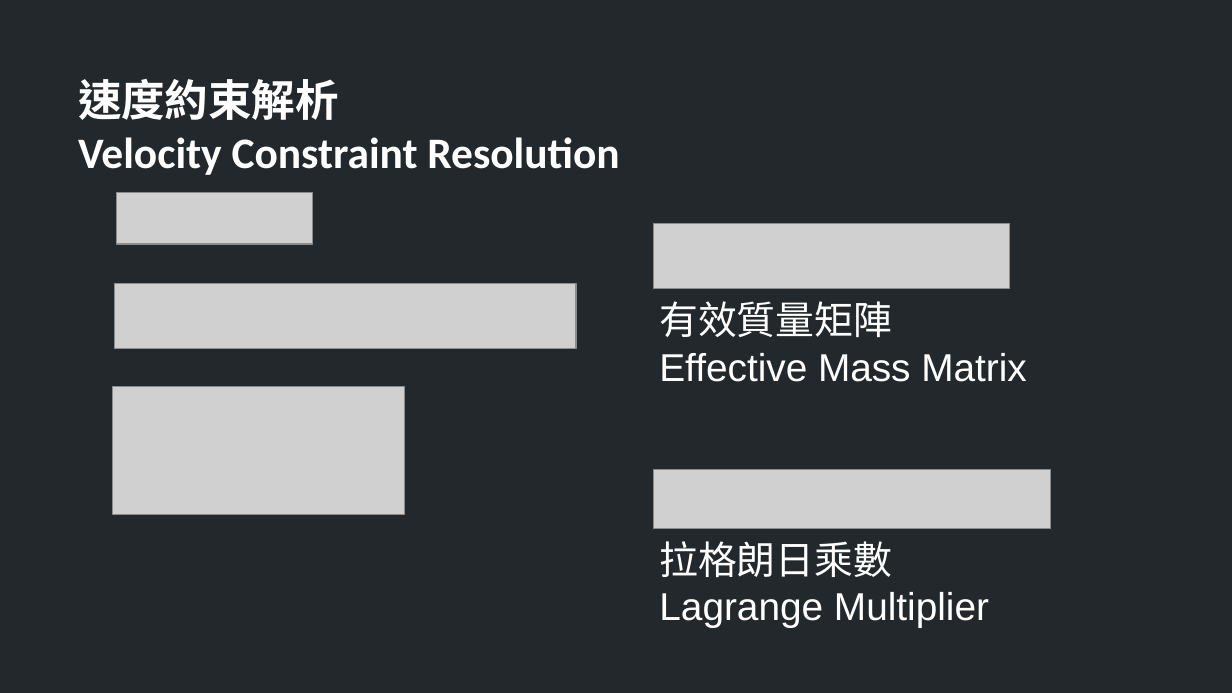
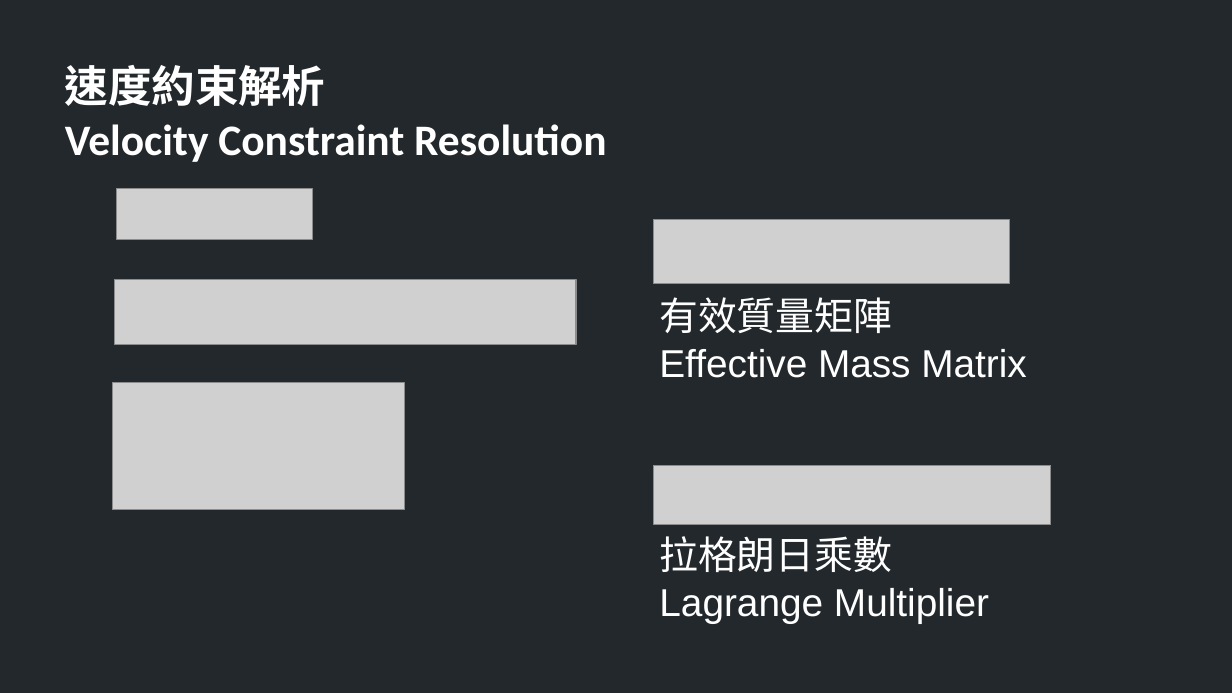
Before and after one commit to TheAllenChou/unity-physics-constraints, a slide deck: slide 12 of slides/physics constraints in games.odp. Drawn at 1232x693 pixels with LibreOffice and Linux fonts; fonts in the diff are those of the drawing; grey boxes stand for pictures. Boxes give left, top, right and bottom in pixels: in the first picture for what was removed or moved away, otherwise in the second. Text is boxed around its words. In the diff, an @@ line names an element or a change of style, - is before the commit and + after.

```diff
--- a/slides/physics constraints in games.odp
+++ b/slides/physics constraints in games.odp
@@ text "速度約束解析": place and size @@
-text "速度約束解析" at bbox=[78, 79, 619, 175]
+text "速度約束解析" at bbox=[65, 65, 606, 162]
@@ 5 pictures, 2 texts: place and size @@
-5 pictures, 2 texts at bbox=[113, 192, 1051, 628]
+5 pictures, 2 texts at bbox=[113, 189, 1051, 623]
```
Also in this commit, not shown: 20 other slides changed, 1 slide removed.
